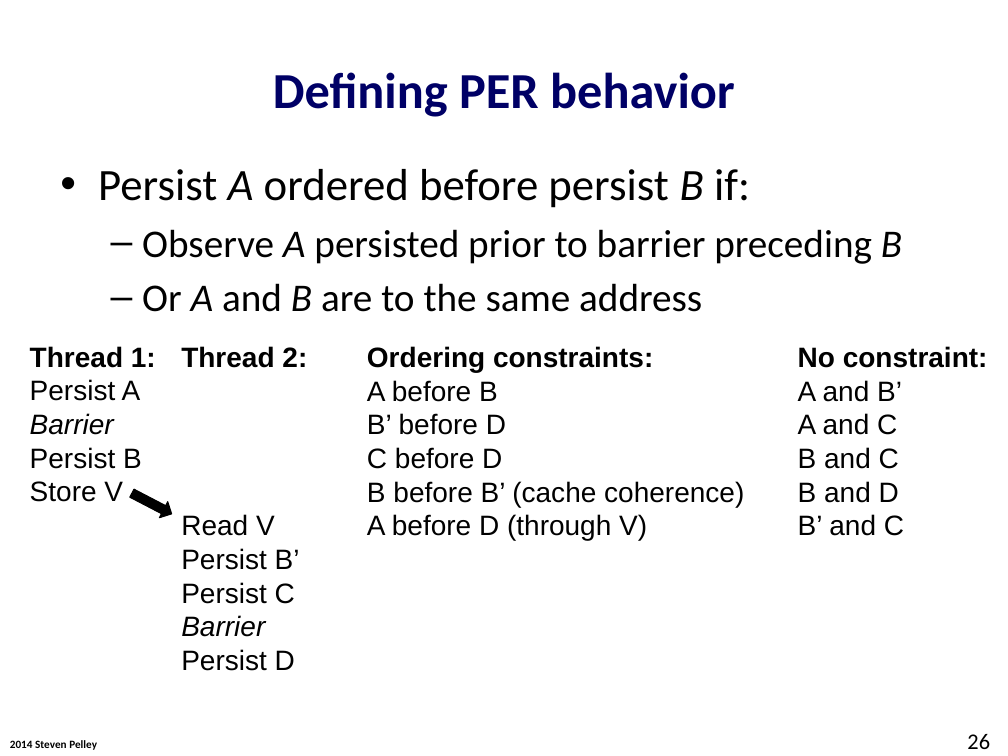
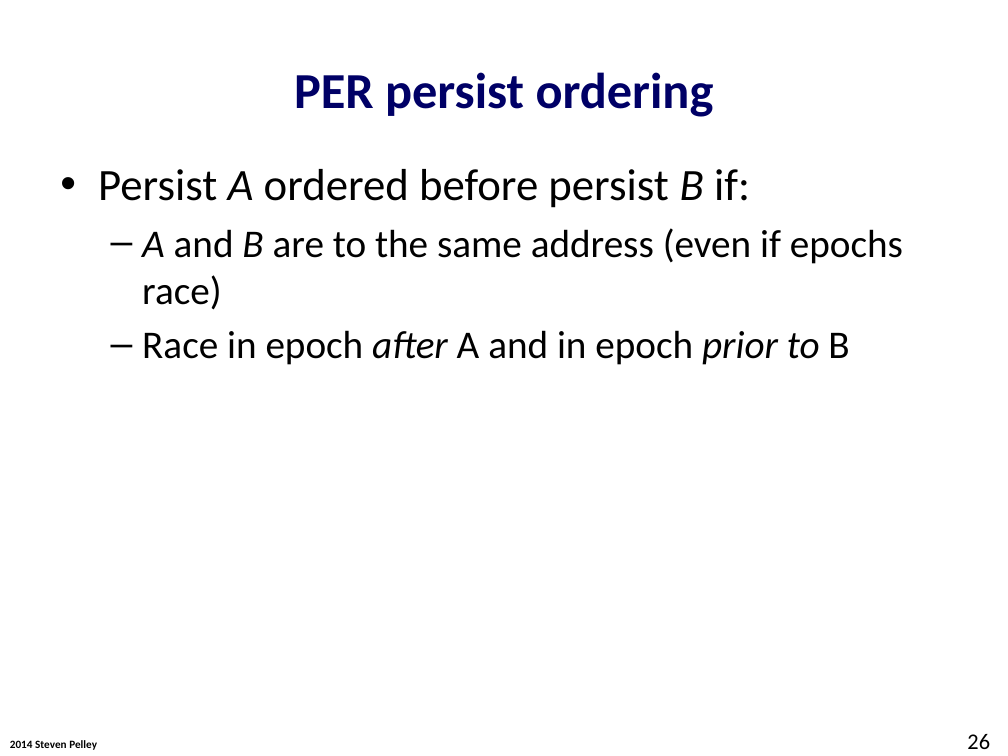
Before and after one commit to Abulila/dissertation, a slide deck: slide 26 of proposal/defense.pptx. Drawn at 1008x756 pixels with LibreOffice and Linux fonts; fonts in the diff are those of the drawing; background and template pictures are left out. Boxes give left, top, right and bottom in pixels: in the first picture for what was removed or moved away, otherwise in the second. Text is boxed around its words. In the diff, an @@ line names an element or a change of style, - is before the commit and + after.

```diff
--- a/proposal/defense.pptx
+++ b/proposal/defense.pptx
@@ title at (294,72,714,117): text changed @@
-Defining PER behavior
+PER persist ordering
@@ text at (142,228,903,365): text changed @@
-  – Observe A persisted prior to barrier preceding B
-  – Or A and B are to the same address
+  – A and B are to the same address (even if epochs race)
+  – Race in epoch after A and in epoch prior to B
@@ text removed at (30,346,156,502) @@
-Thread 1:
-Persist A
-Barrier
-Persist B
-Store V
@@ text removed at (181,346,307,671) @@
-Thread 2:
-Read V
-Persist B’
-Persist C
-Barrier
-Persist D
@@ text removed at (367,346,744,540) @@
-Ordering constraints:
-A before B
-B’ before D
-C before D
-B before B’ (cache coherence)
-A before D (through V)
@@ text removed at (798,346,988,536) @@
-No constraint:
-A and B’
-A and C
-B and C
-B and D
-B’ and C
@@ right arrow removed at (127,485,176,523) @@
```
Also in this commit, not shown: 8 other slides changed, 1 slide added.
